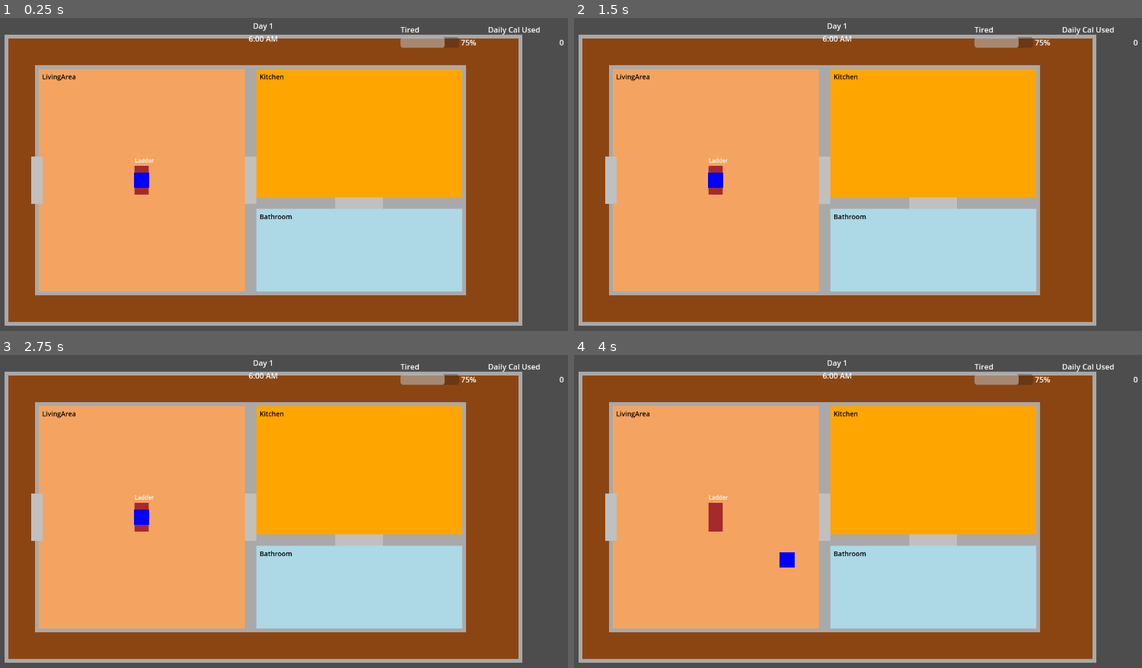
Above: before the commit, frames 1-4 (two rows, left to right).
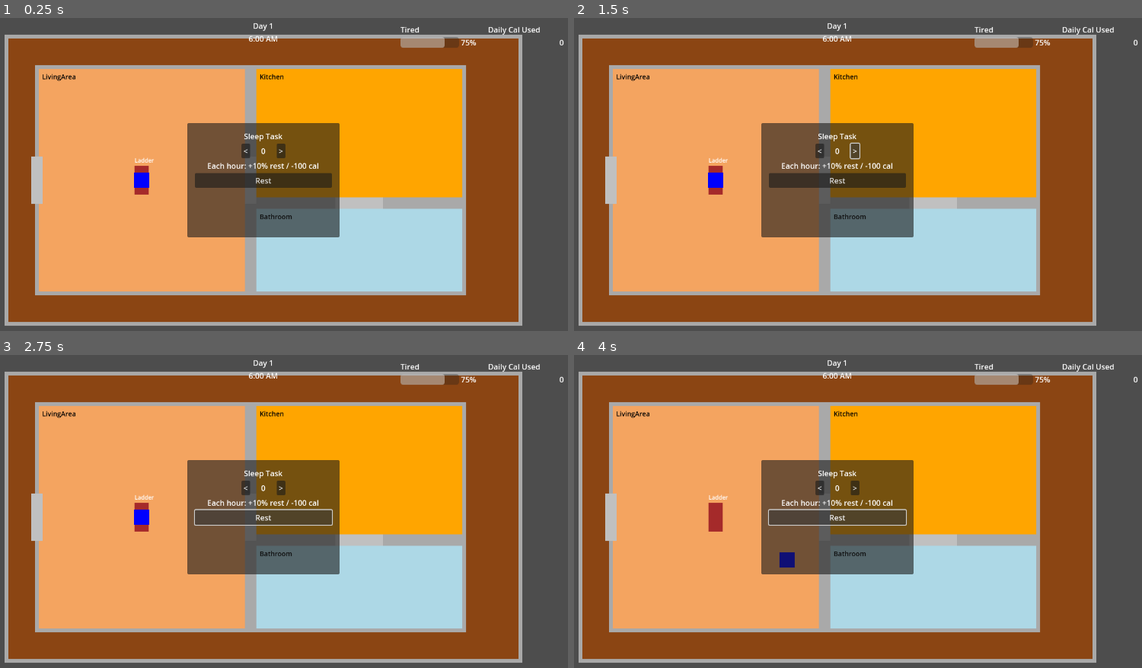
Above: after the commit, the same moments.

Repository: nexus382/firetower-game
Game: Godot game, scene res://scenes/Main.tscn
Same seed, same stepped clock (60 frames per second), same inputs: the game is played once before the commit and once after it.
Inputs (mouse positions are in pixels of both pictures, inside the frame that each line leads up to):
- Up to frame 1 (0.25 s): no input
- Up to frame 2 (1.5 s): click (818, 149) at 0.5 s, where only the run after the commit has a clickable "<"; click (852, 149) at 1.25 s, where only the run after the commit has a clickable ">"
- Up to frame 3 (2.75 s): click (261, 517) at 2 s, where only the run after the commit has a clickable "Rest"
- Up to frame 4 (4 s): tap Enter at 2.75 s; hold D (move_right) 2.78-3.53 s; hold S (move_down) from 3.53 s (still down)

The runs differ from the first frame. In frame 1, 9.8% of the frame differs, in the area x 32-60%, y 33-71%; in frame 2, 9.8%; in frame 3, 9.7%; in frame 4, 9.7%.
Error before the commit: unsupported format character in operator '%'. (res://scripts/ui/TaskMenu.gd:44)
Error after the commit: Parse Error: Function "_resolve_game_manager()" not found in base self. (res://scripts/ui/HUD.gd:3)

Commit message:
Improve task menu toggling and HUD manager lookup (#6)
resolve the GameManager reference in the HUD and task menu through a helper that falls back to the root scene
hide and show the task menu through dedicated helpers, caching the remaining minutes so the controls clamp correctly and close on cancel

Diff:
--- a/scripts/ui/HUD.gd
+++ b/scripts/ui/HUD.gd
@@ -1,6 +1,6 @@
 extends Control
 
-@onready var game_manager: GameManager = get_tree().get_current_scene().get_node("GameManager")
+@onready var game_manager: GameManager = _resolve_game_manager()
 @onready var tired_bar: ProgressBar = $StatsBar/Metrics/TiredStat/TiredMeter/TiredBar
 @onready var tired_value_label: Label = $StatsBar/Metrics/TiredStat/TiredMeter/TiredValue
 @onready var daily_cal_value_label: Label = $StatsBar/Metrics/DailyCalStat/DailyCalValue
--- a/scripts/ui/TaskMenu.gd
+++ b/scripts/ui/TaskMenu.gd
@@ -8,7 +8,9 @@
 var selected_hours: int = 0
 var time_system: TimeSystem
 
-@onready var game_manager: GameManager = get_tree().get_current_scene().get_node("GameManager")
+var _cached_minutes_remaining: int = 0
+
+@onready var game_manager: GameManager = _resolve_game_manager()
 @onready var hours_value_label: Label = $Panel/VBox/HourSelector/HoursValue
 @onready var summary_label: Label = $Panel/VBox/SummaryLabel
 
@@ -24,14 +26,22 @@
 
     _refresh_display()
 
-func _unhandled_input(event):
+func _input(event):
     if event.is_action_pressed("action_menu") and !event.is_echo():
-        visible = !visible
         if visible:
-            grab_focus()
+            _close_menu()
+        else:
+            _open_menu()
+        get_viewport().set_input_as_handled()
+    elif event.is_action_pressed("ui_cancel") and visible and !event.is_echo():
+        _close_menu()
         get_viewport().set_input_as_handled()
 
 func _refresh_display():
+    _cached_minutes_remaining = _get_minutes_left_today()
+    var max_hours_today = min(max_sleep_hours, int(floor(_cached_minutes_remaining / 60.0)))
+    if selected_hours > max_hours_today:
+        selected_hours = max(max_hours_today, 0)
     hours_value_label.text = str(selected_hours)
     var minutes_remaining = _get_minutes_left_today()
     var max_hours_today = min(max_sleep_hours, int(floor(minutes_remaining / 60.0)))
